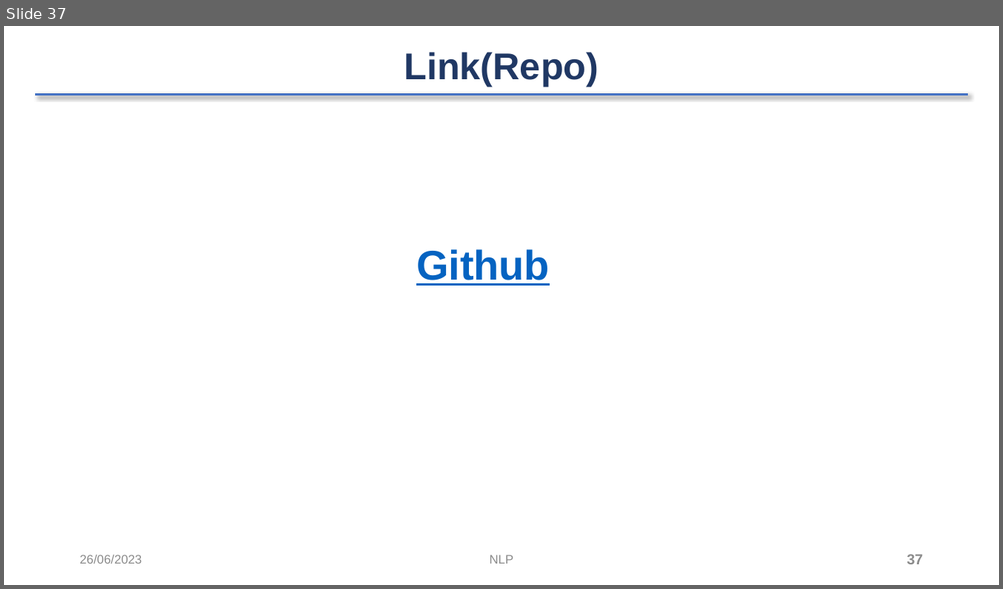
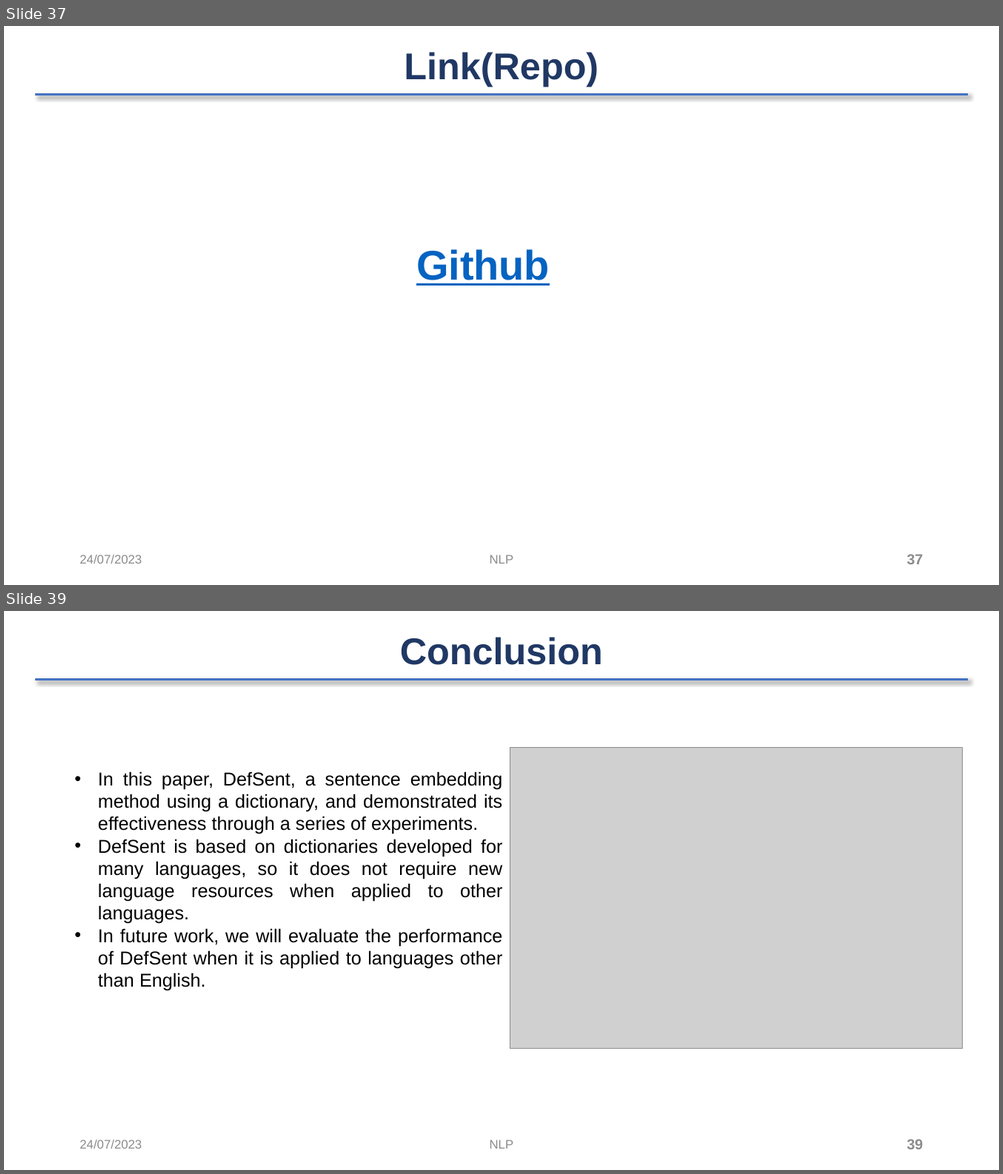
Before and after one commit to 4ursmile/DefSent-NLP, a slide deck: NLP-DEFSENT.pptx. Shown one above the other, each under a label of ours: slide 37 before the commit, slides 37 and 39 after it; the slides between them are not shown. The pictures are 1003x589 and 1003x1174 pixels, drawn with LibreOffice and Linux fonts; fonts in the diff are those of the drawing; grey boxes stand for pictures; background and template pictures are left out. Boxes give left, top, right and bottom in pixels: in the first picture for what was removed or moved away, otherwise in the second. Text is boxed around its words. In the diff, an @@ line names an element or a change of style, - is before the commit and + after.

```diff
--- a/NLP-DEFSENT.pptx
+++ b/NLP-DEFSENT.pptx
@@ slide 39 added at bbox=[4, 611, 999, 1170], background #FFFFFF; not listed: 1 template element that a slide beside it also shows @@
@@ text added at bbox=[400, 637, 603, 665], 36 pt, text #203864, bold @@
+Conclusion
@@ picture added at bbox=[510, 748, 962, 1049] @@
@@ text added at bbox=[98, 772, 503, 991], 18 pt, text #000000 @@
+• In this paper, DefSent, a sentence embedding method using a dictionary, and demonstrated its effectiveness through a series of experiments.
+• DefSent is based on dictionaries developed for many languages, so it does not require new language resources when applied to other languages.
+• In future work, we will evaluate the performance of DefSent when it is applied to languages other than English.
@@ text added at bbox=[79, 1140, 142, 1149], 12 pt, text #8C8C8C @@
+24/07/2023
@@ text added at bbox=[489, 1140, 514, 1149], 12 pt, text #8C8C8C @@
+NLP
@@ page number added at bbox=[907, 1139, 923, 1150], 14 pt, text #8C8C8C, bold @@
+39
@@ slide 37 changed as well @@
@@ text at bbox=[79, 555, 142, 564]: text changed @@
-26/06/2023
+24/07/2023
```
Also in this commit, not shown: 35 other slides changed, 3 other slides added, 2 slides removed, 2 other files.
